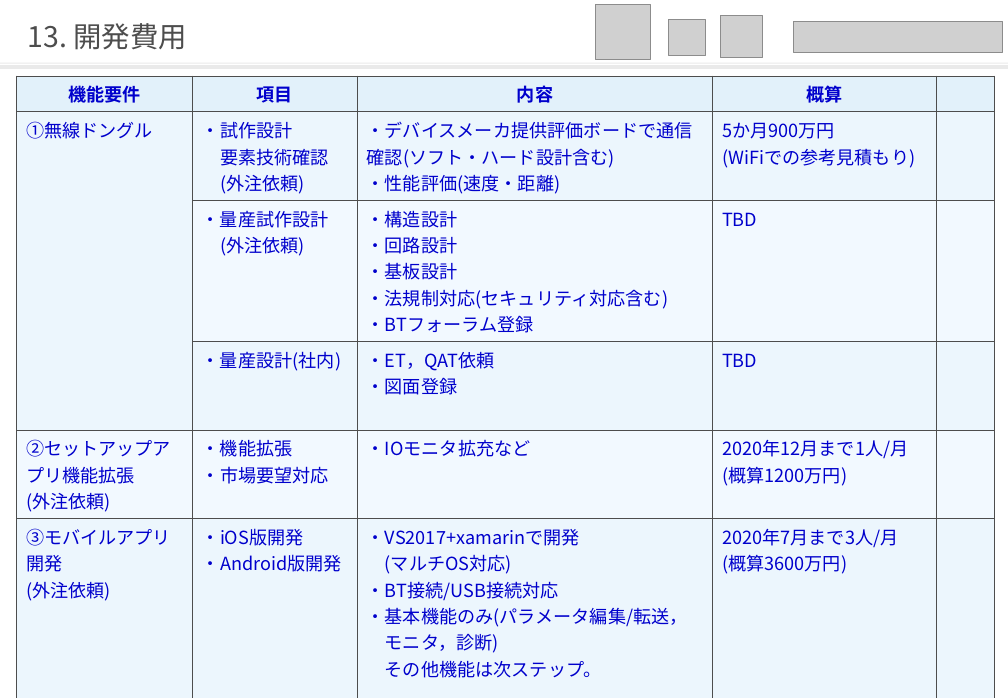
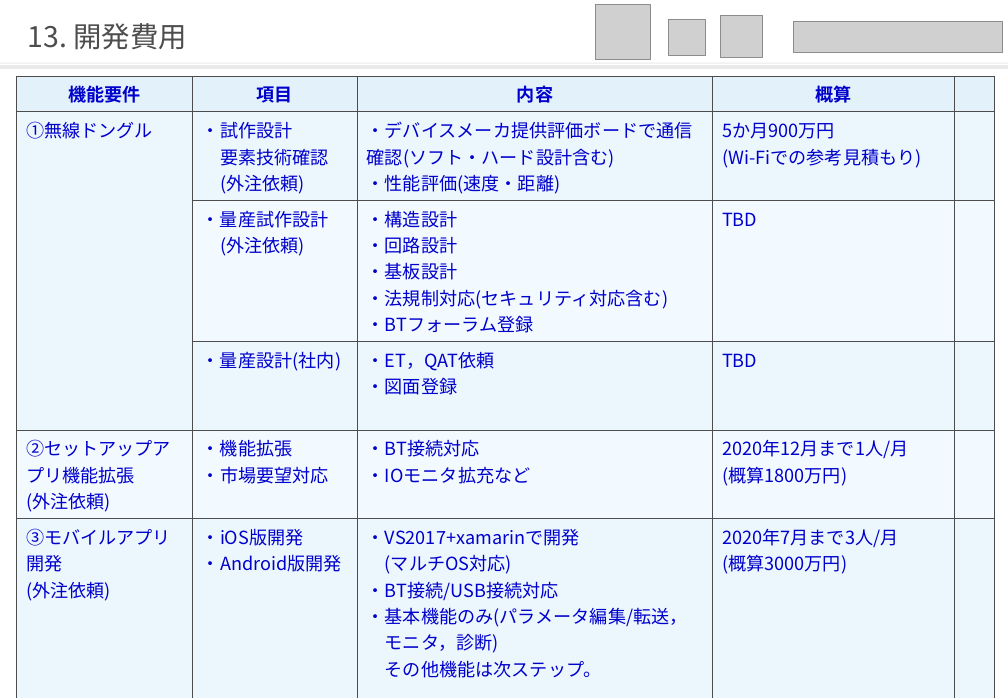
Before and after one commit to qzq03657/hellow-world, a slide deck: slide 14 of 次期サーボシステム_ユーザビリティ向上_藤沢案.pptx. Drawn at 1008x698 pixels with LibreOffice and Linux fonts; fonts in the diff are those of the drawing; grey boxes stand for pictures. Boxes give left, top, right and bottom in pixels: in the first picture for what was removed or moved away, otherwise in the second. Text is boxed around its words. In the diff, an @@ line names an element or a change of style, - is before the commit and + after.

```diff
--- a/次期サーボシステム_ユーザビリティ向上_藤沢案.pptx
+++ b/次期サーボシステム_ユーザビリティ向上_藤沢案.pptx
@@ table at <box>17,76,995,682</box> @@
-row 2, column 4: 5か月900万円 / (WiFiでの参考見積もり)
+row 2, column 4: 5か月900万円 / (Wi-Fiでの参考見積もり)
-row 5, column 3: ・IOモニタ拡充など
+row 5, column 3: ・BT接続対応 / ・IOモニタ拡充など
-row 5, column 4: 2020年12月まで1人/月(概算1200万円)
+row 5, column 4: 2020年12月まで1人/月 / (概算1800万円)
-row 6, column 4: 2020年7月まで3人/月 / (概算3600万円)
+row 6, column 4: 2020年7月まで3人/月 / (概算3000万円)
```
Also in this commit, not shown: 8 other slides changed.
